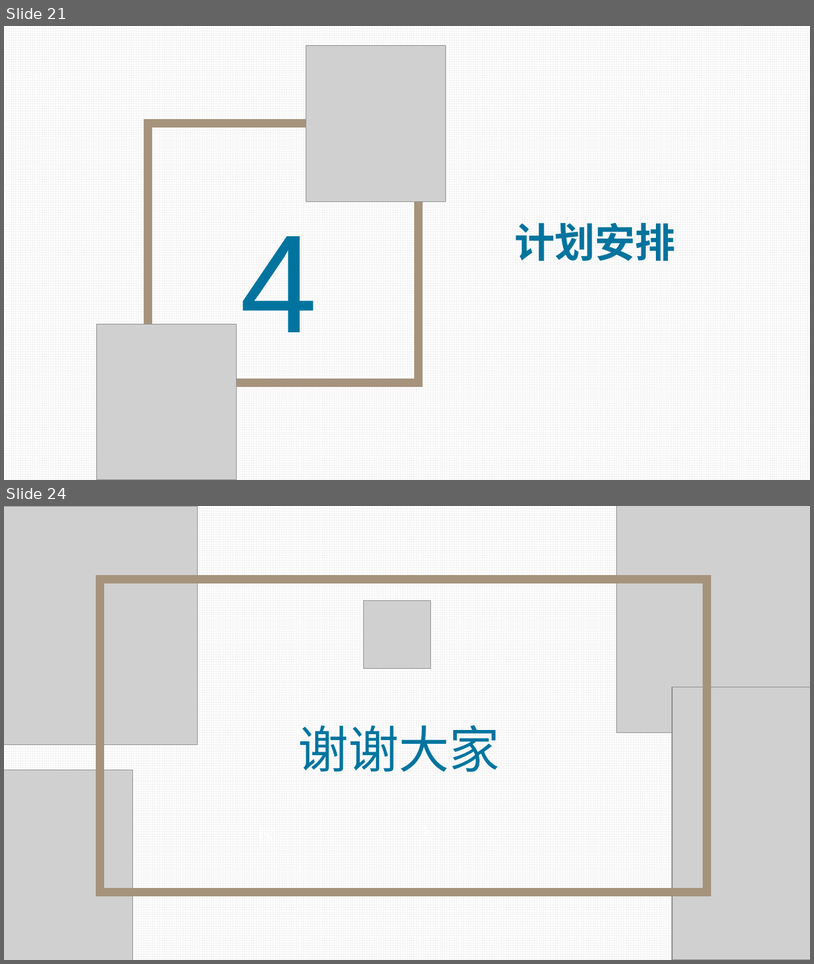
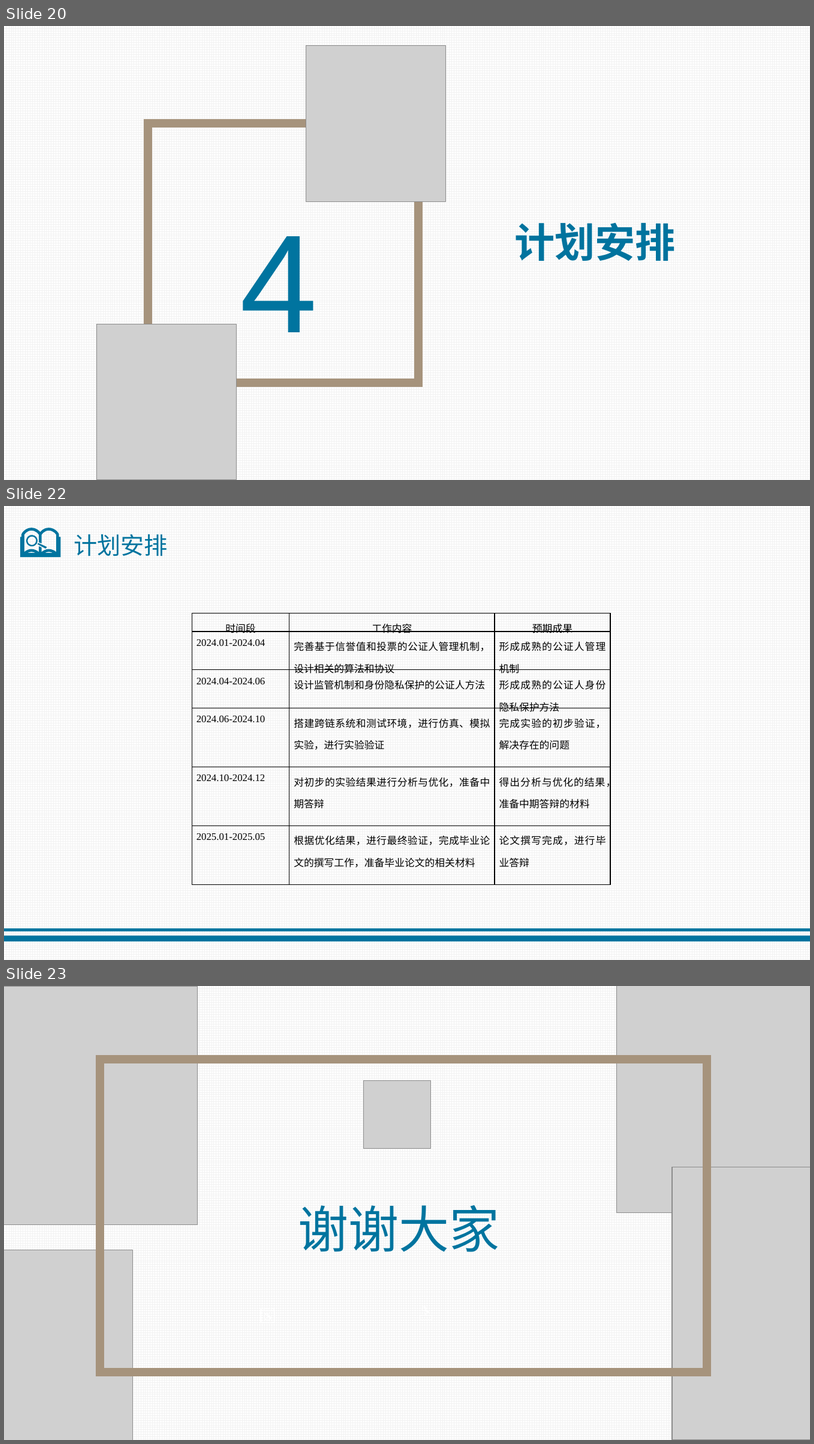
Before and after one commit to jiangquanli-0304/notary, a slide deck: 开题报告.pptx. Shown one above the other, each under a label of ours: slides 21 and 24 before the commit, slides 20, 22 and 23 after it; the slides between them are not shown. The pictures are 814x964 and 814x1444 pixels, drawn with LibreOffice and Linux fonts; fonts in the diff are those of the drawing; grey boxes stand for pictures. Boxes give left, top, right and bottom in pixels: in the first picture for what was removed or moved away, otherwise in the second. Text is boxed around its words. In the diff, an @@ line names an element or a change of style, - is before the commit and + after.

```diff
--- a/开题报告.pptx
+++ b/开题报告.pptx
@@ slide 22 added at bbox=[4, 506, 810, 960], background pattern #F2F2F2 on #FFFFFF @@
@@ freeform shape added at bbox=[20, 528, 61, 557], fill #00749F @@
@@ text added at bbox=[74, 534, 168, 556], 28 pt, text #00749F @@
+计划安排
@@ table added at bbox=[192, 613, 611, 883], 6 rows, 3 columns @@
+时间段 | 工作内容 | 预期成果
+2024.01-2024.04 | 完善基于信誉值和投票的公证人管理机制，设计相关的算法和协议 | 形成成熟的公证人管理机制
+2024.04-2024.06 | 设计监管机制和身份隐私保护的公证人方法 | 形成成熟的公证人身份隐私保护方法
+2024.06-2024.10 | 搭建跨链系统和测试环境，进行仿真、模拟实验，进行实验验证 | 完成实验的初步验证，解决存在的问题
+2024.10-2024.12 | 对初步的实验结果进行分析与优化，准备中期答辩 | 得出分析与优化的结果，准备中期答辩的材料
+2025.01-2025.05 | 根据优化结果，进行最终验证，完成毕业论文的撰写工作，准备毕业论文的相关材料 | 论文撰写完成，进行毕业答辩
@@ rectangle added at bbox=[4, 936, 810, 942], fill #00749F @@
@@ rectangle added at bbox=[4, 928, 810, 931], fill #00749F @@
@@ what was slide 21 is now slide 20 @@
@@ what was slide 24 is now slide 23 @@
```
Also in this commit, not shown: 13 slides changed, 2 slides removed, 6 other files.
